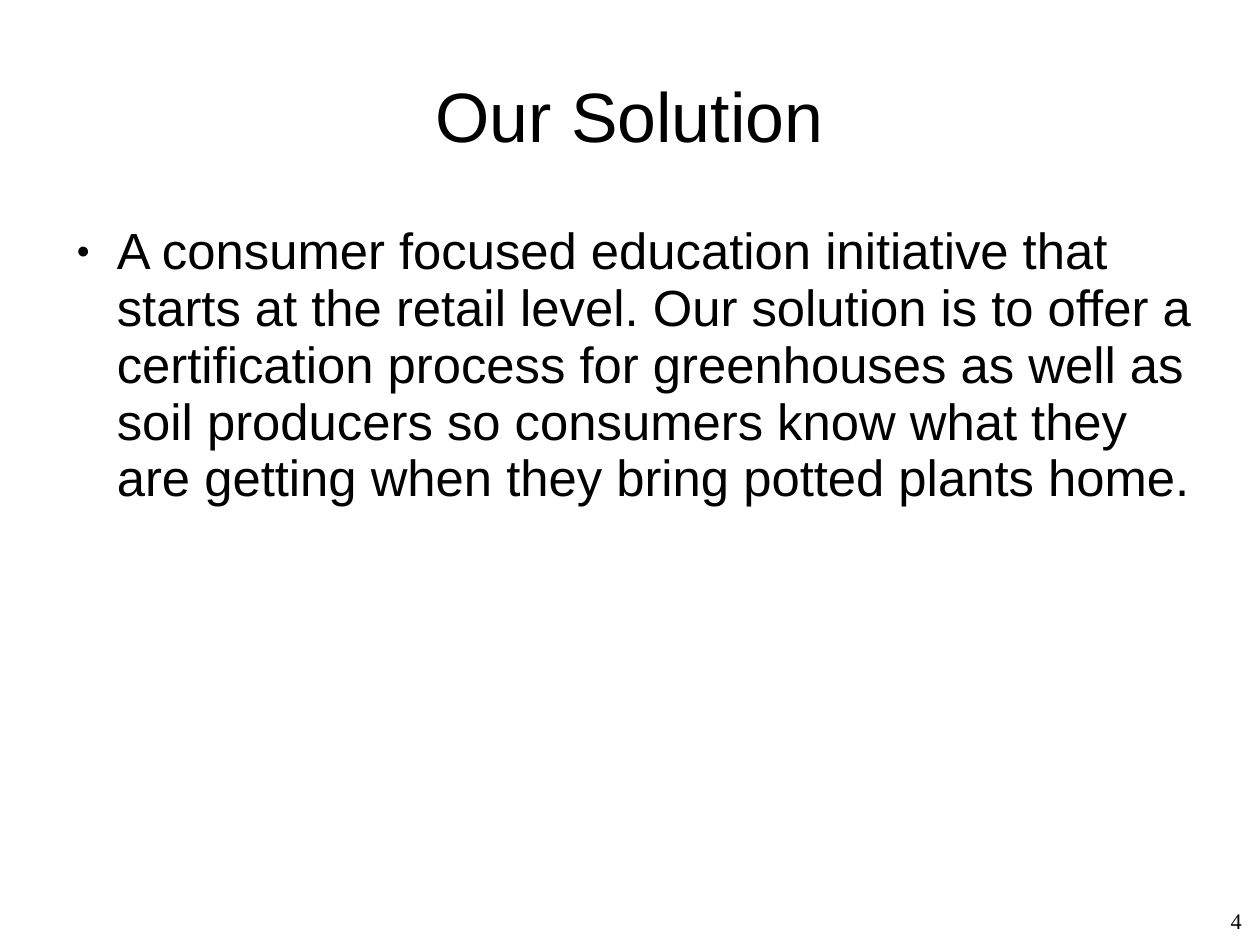
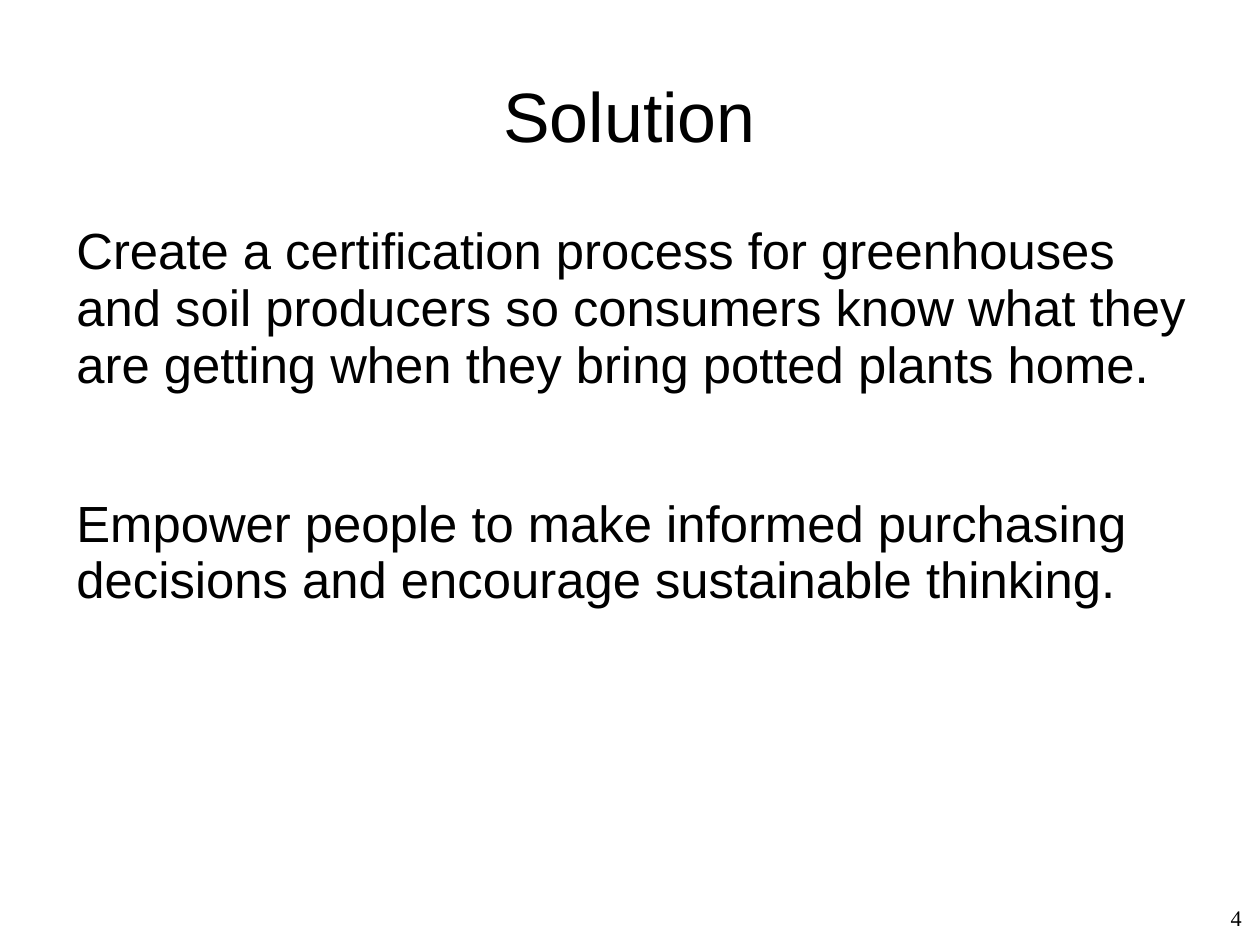
Before and after one commit to Whiteat/Hackathon2019, a slide deck: slide 4 of Presentation.ppt. Drawn at 1260x945 pixels with LibreOffice and Linux fonts; fonts in the diff are those of the drawing; background and template pictures are left out. Boxes give left, top, right and bottom in pixels: in the first picture for what was removed or moved away, otherwise in the second. Text is boxed around its words. In the diff, an @@ line names an element or a change of style, - is before the commit and + after.

```diff
--- a/Presentation.ppt
+++ b/Presentation.ppt
@@ title at (503,91,755,143): text changed @@
-Our Solution
+Solution
@@ text at (76,232,1186,609): text changed @@
-● A consumer focused education initiative that starts at the retail level. Our solution is to offer a certification process for greenhouses as well as soil producers so consumers know what they are getting when they bring potted plants home.
+Create a certification process for greenhouses and soil producers so consumers know what they are getting when they bring potted plants home.
+Empower people to make informed purchasing decisions and encourage sustainable thinking.
```
Also in this commit, not shown: 4 other slides changed, 3 slides added, 3 slides removed.
